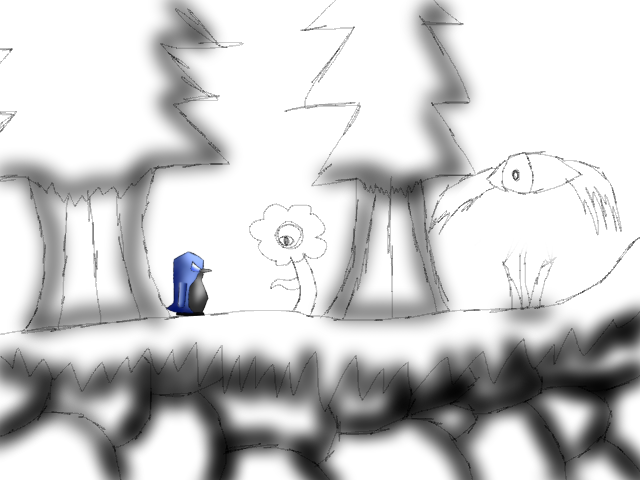
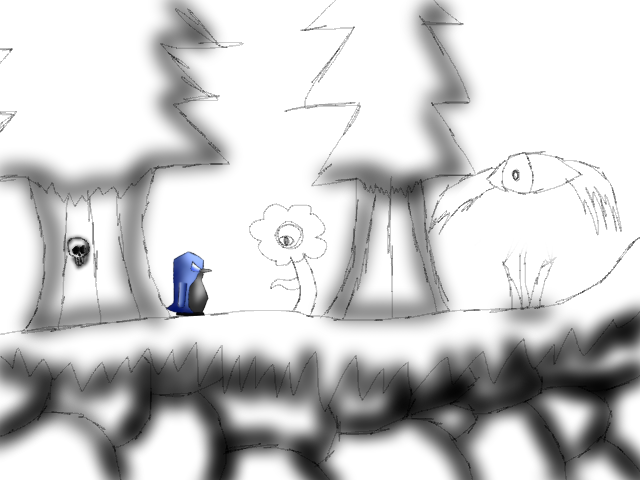
Revision of a layered 640 x 480 image; what changed, layer by layer:
painted on "Background" over 63, 233, 93, 272
